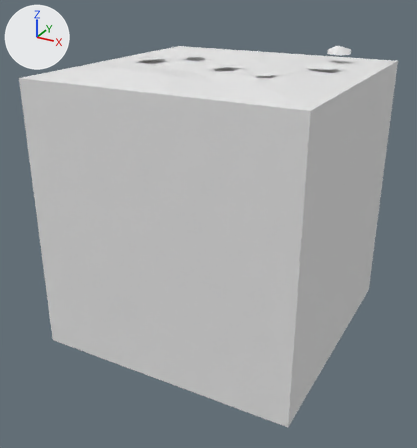
Renders of the FBX model Assets/Tiles/Blend/Blend Dark Snow 0.fbx from each side of a commit.
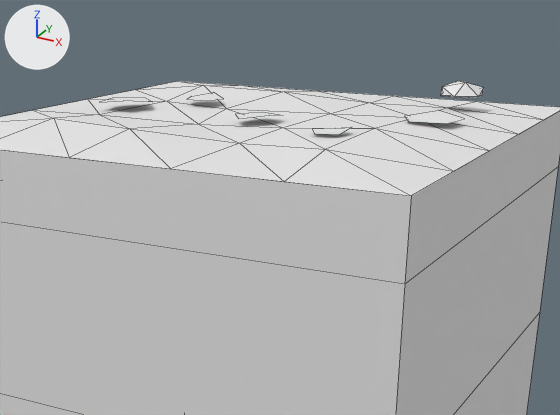
Old and new are each drawn whole from a camera (50 mm lens) standing at (1.94, -3.78, 1.7) and looking at (-0.04, -0.17, -0.11) and again close up on the part from 19% to 95% of the width and 0% to 52% of the height. The axes (+X, +Y, +Z) are drawn at upper left. The lights are the same throughout. The last two pictures show the newer version. The close-ups show mesh edges as thin lines. Where no turn or scale is listed for an object, it has been applied to the vertices. Vertices at exactly the same position are counted once.

The scene before the commit, as lines of its bpy script (objects in view):
```python
me_blend_dark_snow_0 = bpy.data.meshes.new('Blend Dark Snow 0')
me_blend_dark_snow_0.from_pydata(...)  # 85 vertices, 88 faces; spans x -1.0..1.0, y -1.0..1.0, z -1.0..1.18
me_blend_dark_snow_0.materials.append(mat_tileworld_tiles)  # its picture is missing
ob_blend_dark_snow_0 = bpy.data.objects.new('Blend Dark Snow 0', me_blend_dark_snow_0)
ob_blend_dark_snow_0.location = (0.0, 0.0, 0.0)
```
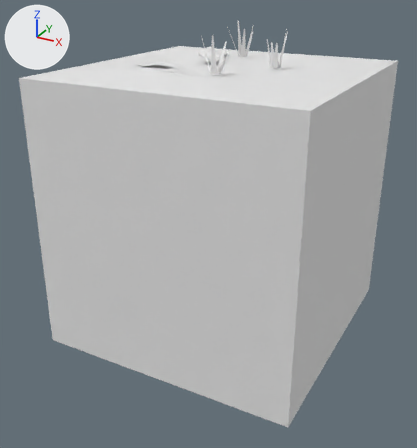
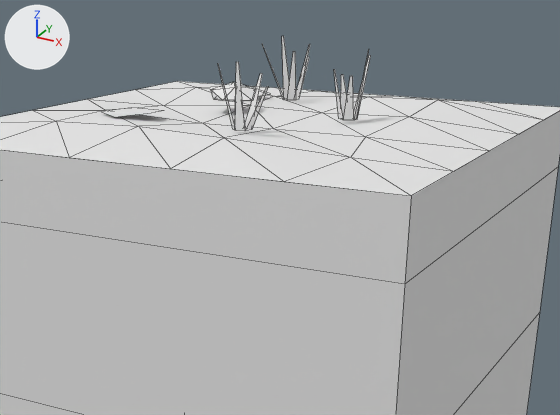
What differs and where, as boxes (x1, y1, x2, y2) in the close-ups (560 x 415 px; the box of a moved part takes in the faces that stretch with it):
```json
{"object": "Blend Dark Snow 0", "change": "reshaped", "before": [0, 81, 560, 415], "after": [0, 36, 560, 415]}
{"part": 1, "of": "me_blend_dark_snow_0", "change": "moved or reshaped", "before": [101, 98, 151, 102], "after": [103, 108, 164, 117]}
{"part": 2, "of": "me_blend_dark_snow_0", "change": "moved or reshaped", "before": [405, 110, 463, 124], "after": [248, 86, 271, 96]}
{"part": 3, "of": "me_blend_dark_snow_0", "change": "deleted", "before": [441, 81, 483, 98]}
{"part": 4, "of": "me_blend_dark_snow_0", "change": "deleted", "before": [312, 127, 351, 135]}
{"part": 5, "of": "me_blend_dark_snow_0", "change": "reshaped", "before": [54, 81, 544, 196], "after": [57, 36, 544, 196]}
```

The change, as JSON lines over the scene's bpy script:
```json
{"block": "me_blend_dark_snow_0", "where": "# used by ob_blend_dark_snow_0; location = (0.0, 0.0, 0.0)"}
{"op": "remove", "block": "me_blend_dark_snow_0", "code": "me_blend_dark_snow_0.from_pydata(...)  # 85 vertices, 88 faces; spans x -1.0..1.0, y -1.0..1.0, z -1.0..1.18"}
{"op": "add", "block": "me_blend_dark_snow_0", "code": "me_blend_dark_snow_0.from_pydata(...)  # 130 vertices, 100 faces; spans x -1.0..1.0, y -1.0..1.0, z -1.0..1.35"}
{"block": "me_blend_dark_snow_0", "change": "me_blend_dark_snow_0 part 1: the loose piece of 5 vertices spanning x -0.73..-0.5, y -0.14..0.08, z 1.09..1.11 is turned 46 degrees about the z axis through its middle and scaled by 1.11, then moved by (0.21, -0.26, 0.0)"}
{"block": "me_blend_dark_snow_0", "change": "me_blend_dark_snow_0 part 2: the loose piece of 5 vertices spanning x 0.56..0.79, y 0.01..0.24, z 1.09..1.11 is scaled about its middle by (1.1, 1.1, 1), then moved by (-0.99, 0.29, 0.0)"}
{"block": "me_blend_dark_snow_0", "change": "me_blend_dark_snow_0 part 3: the loose piece of 12 vertices spanning x 0.54..0.72, y 0.54..0.71, z 1.11..1.18 is deleted"}
{"block": "me_blend_dark_snow_0", "change": "me_blend_dark_snow_0 part 4: the loose piece of 5 vertices spanning x 0.38..0.53, y -0.41..-0.27, z 1.09..1.11 is deleted"}
{"block": "me_blend_dark_snow_0", "change": "me_blend_dark_snow_0 part 5"}
{"block": "me_blend_dark_snow_0", "change": "2 vertices are removed from x -0.46..0.15, y -0.2..0.23, z 1.09..1.11"}
{"block": "me_blend_dark_snow_0", "change": "2 faces are deleted"}
{"block": "me_blend_dark_snow_0", "change": "24 vertices move from x -0.64..0.6, y -0.62..0.65, z 1.05..1.11 to x -0.65..0.63, y -0.58..0.6, z 1.05..1.26"}
{"block": "me_blend_dark_snow_0", "change": "64 vertices are added at x -0.25..0.46, y -0.5..0.43, z 1.09..1.35"}
{"block": "me_blend_dark_snow_0", "change": "35 new faces join them"}
```
